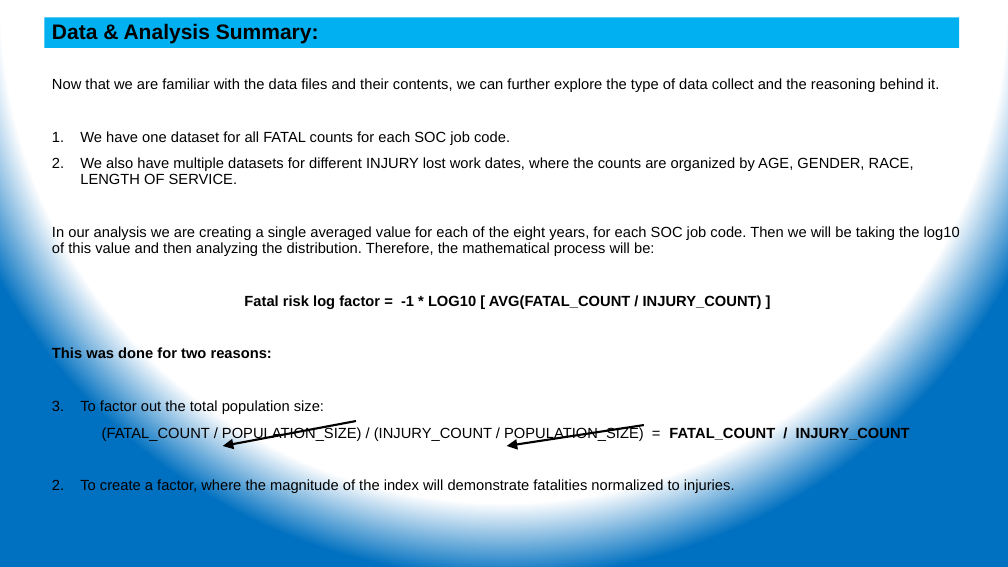
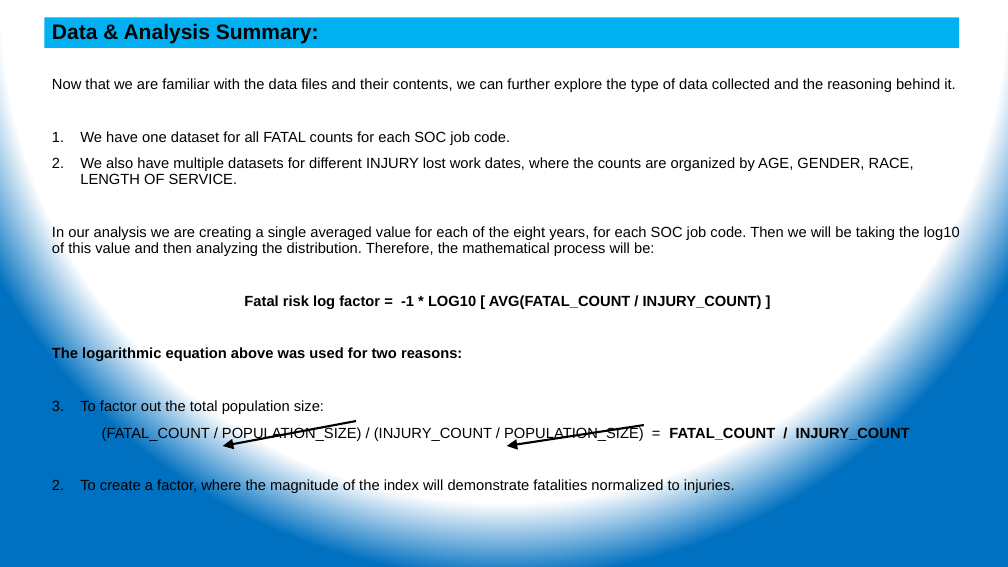
Before and after one commit to ehsintegration/yfd-phd-bls-data, a slide deck: slide 5 of D2-documentation/Data Analysis.pptx. Drawn at 1008x567 pixels with LibreOffice and Linux fonts; fonts in the diff are those of the drawing. Boxes give left, top, right and bottom in pixels: in the first picture for what was removed or moved away, otherwise in the second. Text is boxed around its words. In the diff, an @@ line names an element or a change of style, - is before the commit and + after.

Commit message:
Updated Data Analysis Powerpoint

```diff
--- a/D2-documentation/Data Analysis.pptx
+++ b/D2-documentation/Data Analysis.pptx
@@ text at (52, 78, 955, 92): text changed @@
-Now that we are familiar with the data files and their contents, we can further explore the type of data collect and the reasoning behind it.
+Now that we are familiar with the data files and their contents, we can further explore the type of data collected and the reasoning behind it.
@@ text at (52, 347, 462, 362): text changed @@
-This was done for two reasons:
+The logarithmic equation above was used for two reasons:
```
Also in this commit, not shown: 4 other slides changed.
